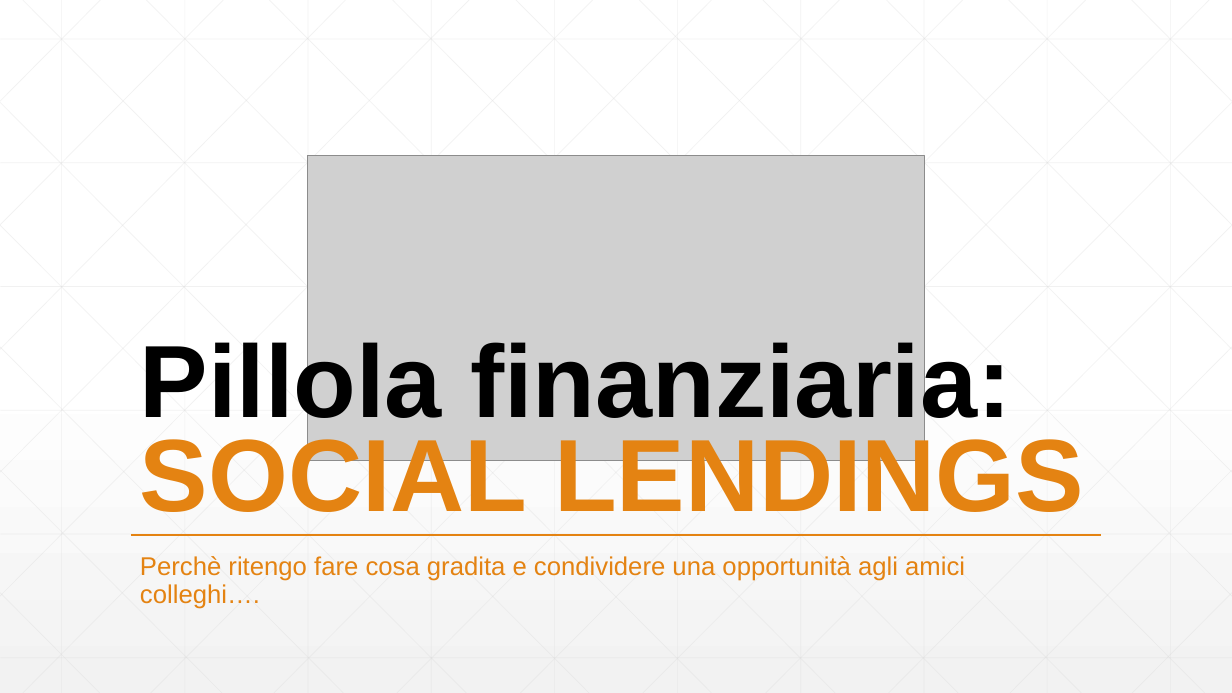
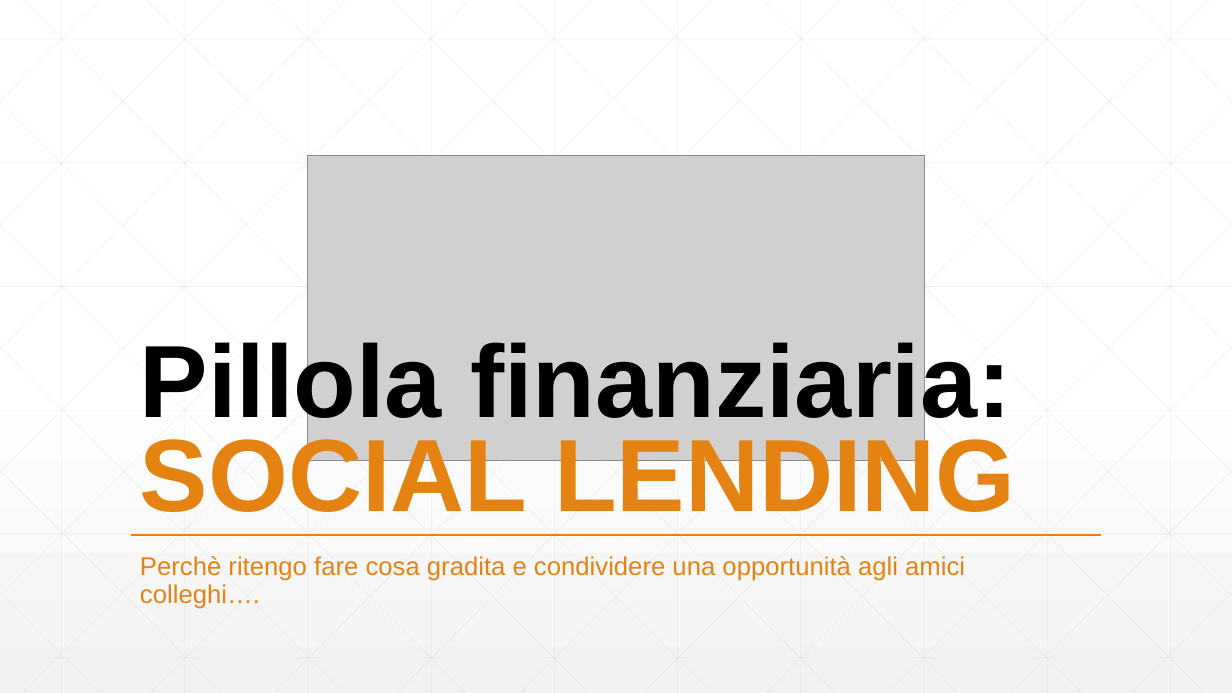
Before and after one commit to lucaSchiavon/LS_Varie, a slide deck: slide 1 of Social lending/presentazione AQ apdate/Social lending.pptx. Drawn at 1232x693 pixels with LibreOffice and Linux fonts; fonts in the diff are those of the drawing; grey boxes stand for pictures. Boxes give left, top, right and bottom in pixels: in the first picture for what was removed or moved away, otherwise in the second. Text is boxed around its words. In the diff, an @@ line names an element or a change of style, - is before the commit and + after.

```diff
--- a/Social lending/presentazione AQ apdate/Social lending.pptx
+++ b/Social lending/presentazione AQ apdate/Social lending.pptx
@@ title at box(140, 336, 1016, 531): text changed @@
-Pillola finanziaria:
-SOCIAL LENDINGS
+Pillola finanziaria:
+SOCIAL LENDING
```
Also in this commit, not shown: 1 other file.
